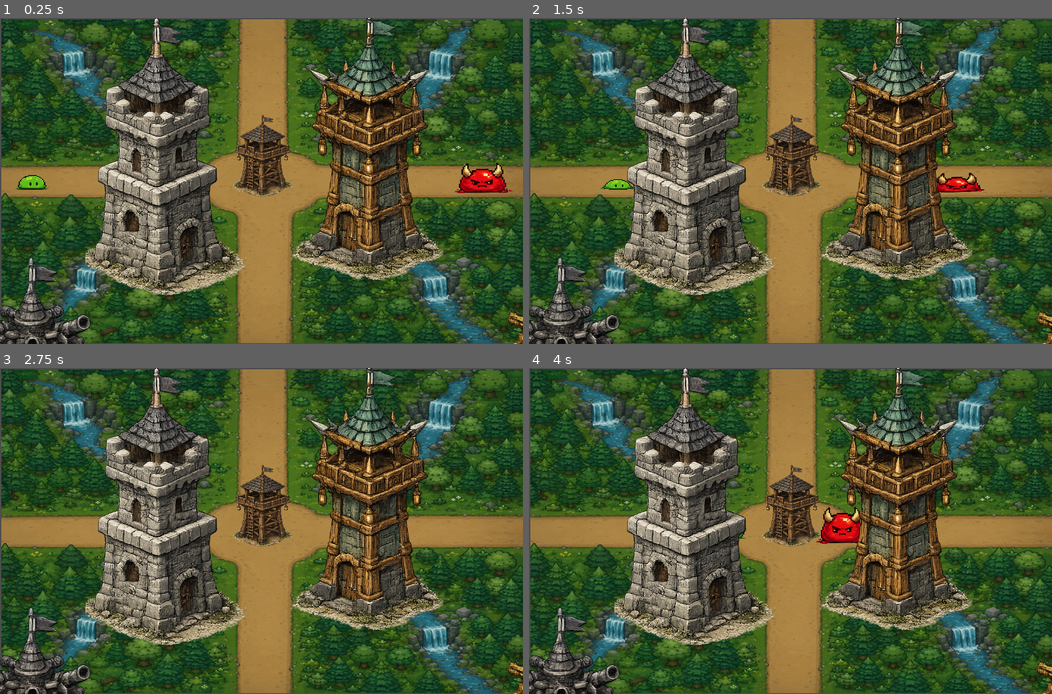
Above: before the commit, frames 1-4 (two rows, left to right).
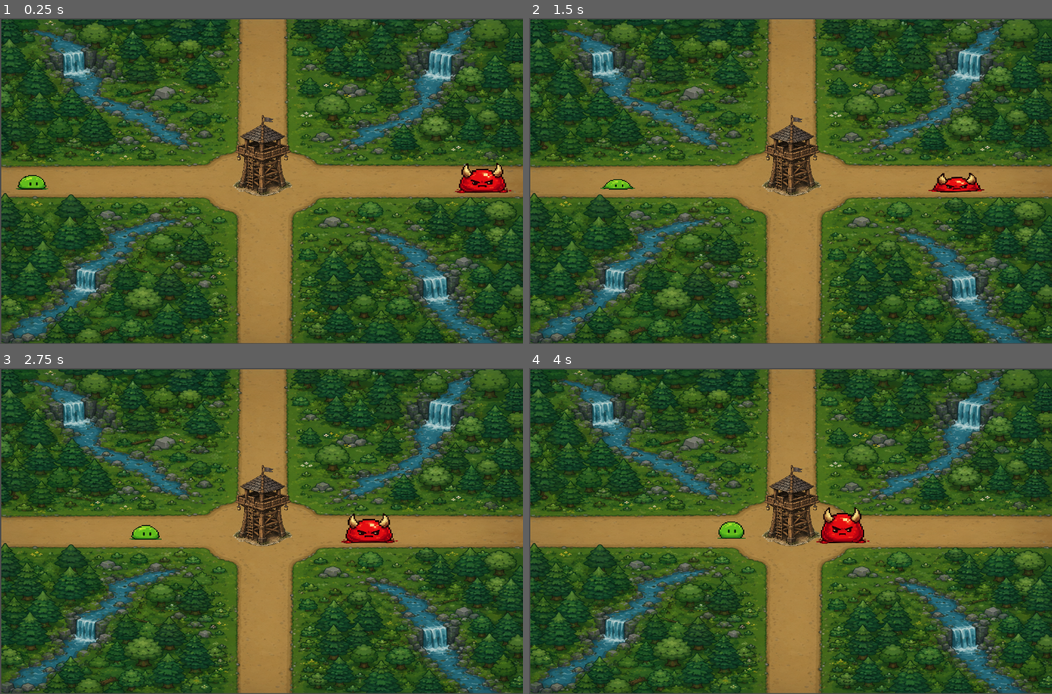
Above: after the commit, the same moments.

Repository: AdrianeHagwcw/KingdomDefense
Game: Godot game, scene res://main.tscn
Same seed, same stepped clock (60 frames per second), same inputs: the game is played once before the commit and once after it.
Inputs:
- Up to frame 1 (0.25 s): no input
- Up to frame 2 (1.5 s): no input
- Up to frame 3 (2.75 s): no input
- Up to frame 4 (4 s): no input

The runs differ from the first frame. In frame 1, 28% of the frame differs, in the area x 0-100%, y 0-100%; in frame 2, 28%; in frame 3, 28%; in frame 4, 28%.

Commit message:
Update main.tscn

Diff:
--- a/main.tscn
+++ b/main.tscn
@@ -11,10 +11,6 @@
 [ext_resource type="Script" uid="uid://dn8nyp0oupk40" path="res://enemy.gd" id="5_efxa6"]
 [ext_resource type="Texture2D" uid="uid://baxdx563yoqp8" path="res://Sprites-Aranda/Giant Slime/Giant Slime walk 2.png" id="6_efxa6"]
 [ext_resource type="Texture2D" uid="uid://djsecunrfatjr" path="res://Sprites-Aranda/Giant Slime/Giant Slime 3.png" id="7_dg77c"]
-[ext_resource type="Texture2D" uid="uid://dtltb1nlrjsr1" path="res://Sprites-Aranda/LVL 2 TOWER.png" id="12_vivmo"]
-[ext_resource type="Texture2D" uid="uid://cswbdcghoterd" path="res://Sprites-Aranda/LVL 3 TOWER.png" id="13_2cqfq"]
-[ext_resource type="Texture2D" uid="uid://q0ys15iq8akp" path="res://Sprites-Aranda/LVL 4 TOWER.png" id="14_yaehf"]
-[ext_resource type="Texture2D" uid="uid://bti08xdyr0fch" path="res://Sprites-Aranda/LVL 5 TOWER.png" id="15_074og"]
 
 [sub_resource type="CapsuleShape2D" id="CapsuleShape2D_0xm2m"]
 radius = 50.0
@@ -206,22 +202,6 @@
 position = Vector2(36, -1)
 shape = SubResource("CircleShape2D_ycdy4")
 
-[node name="Lvl2Tower" type="Sprite2D" parent="." unique_id=87385385]
-position = Vector2(543, 409)
-texture = ExtResource("12_vivmo")
-
-[node name="Lvl3Tower" type="Sprite2D" parent="." unique_id=1837880560]
-position = Vector2(989, 391)
-texture = ExtResource("13_2cqfq")
-
-[node name="Lvl4Tower" type="Sprite2D" parent="." unique_id=841839054]
-position = Vector2(262, 935)
-texture = ExtResource("14_yaehf")
-
-[node name="Lvl5Tower" type="Sprite2D" parent="." unique_id=2037307708]
-position = Vector2(1431, 919)
-texture = ExtResource("15_074og")
-
 [connection signal="body_entered" from="StaticTower/Area2D" to="StaticTower" method="_on_area_2d_body_entered"]
 [connection signal="area_entered" from="EastPath/PathFollow2D/Enemy/Area2D" to="EastPath/PathFollow2D/Enemy" method="_on_area_2d_area_entered"]
 [connection signal="area_entered" from="WestPath/PathFollow2D/Enemy/Area2D" to="WestPath/PathFollow2D/Enemy" method="_on_area_2d_area_entered"]
